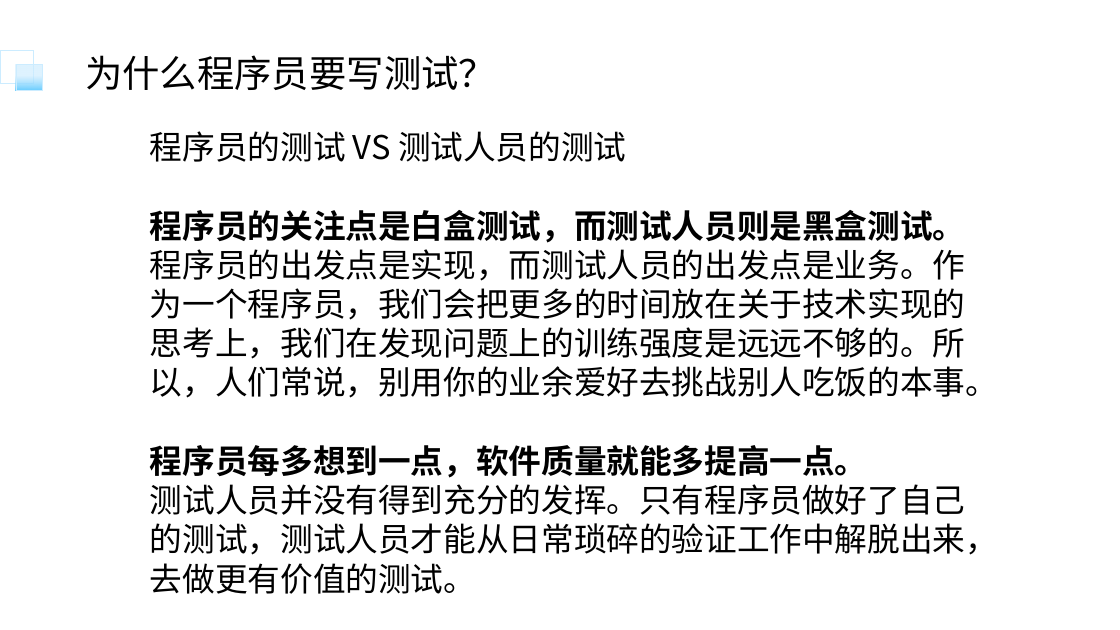
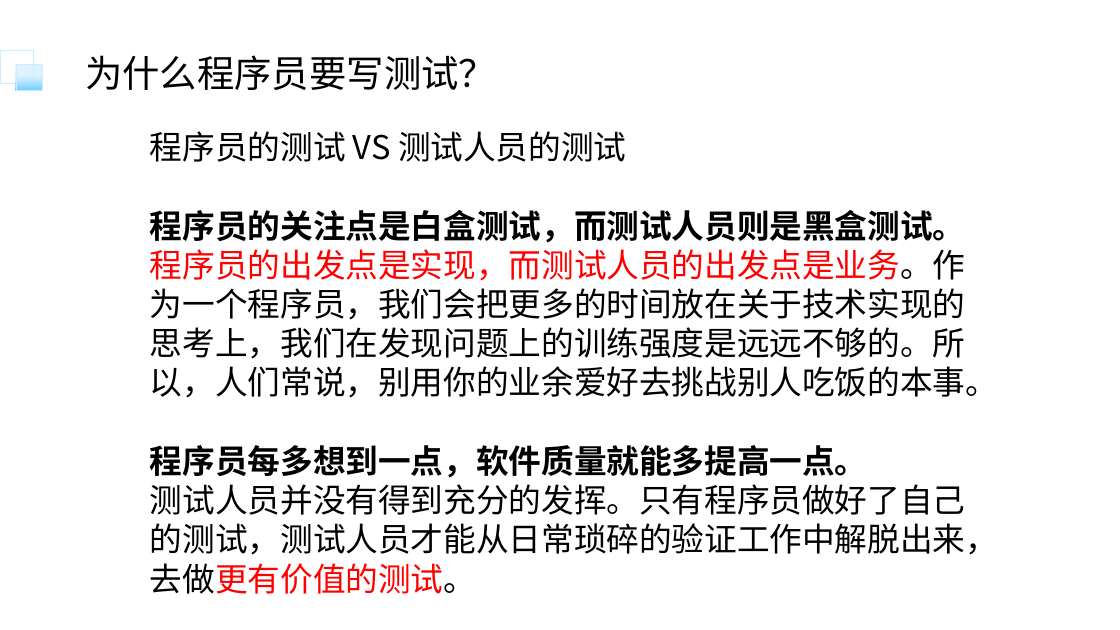
Before and after one commit to bitkylin/featureLab, a slide deck: slide 3 of learning/流程引擎断网环境下集成测试的实践/分享/流程引擎断网环境下集成测试的实践.pptx. Drawn at 1120x630 pixels with LibreOffice and Linux fonts; fonts in the diff are those of the drawing. Boxes give left, top, right and bottom in pixels: in the first picture for what was removed or moved away, otherwise in the second. Text is boxed around its words. In the diff, an @@ line names an element or a change of style, - is before the commit and + after.

```diff
--- a/learning/流程引擎断网环境下集成测试的实践/分享/流程引擎断网环境下集成测试的实践.pptx
+++ b/learning/流程引擎断网环境下集成测试的实践/分享/流程引擎断网环境下集成测试的实践.pptx
@@ text at (x1=150, y1=249, x2=998, y2=594): text colour #000000 to #FF0000 in "程序员的出发点是实现，而测试人员的出发点是业务。作为一个程序员，我们会把更多的时间放在关于技术实现的思考上，我们在发现问 ...", "测试人员并没有得到充分的发挥。只有程序员做好了自己的测试，测试人员才能从日常琐碎的验证工作中解脱出来，去做更有价值的测试 ..." @@
```
Also in this commit, not shown: 8 other slides changed, 2 slides added, 3 slides removed, 5 other files.
